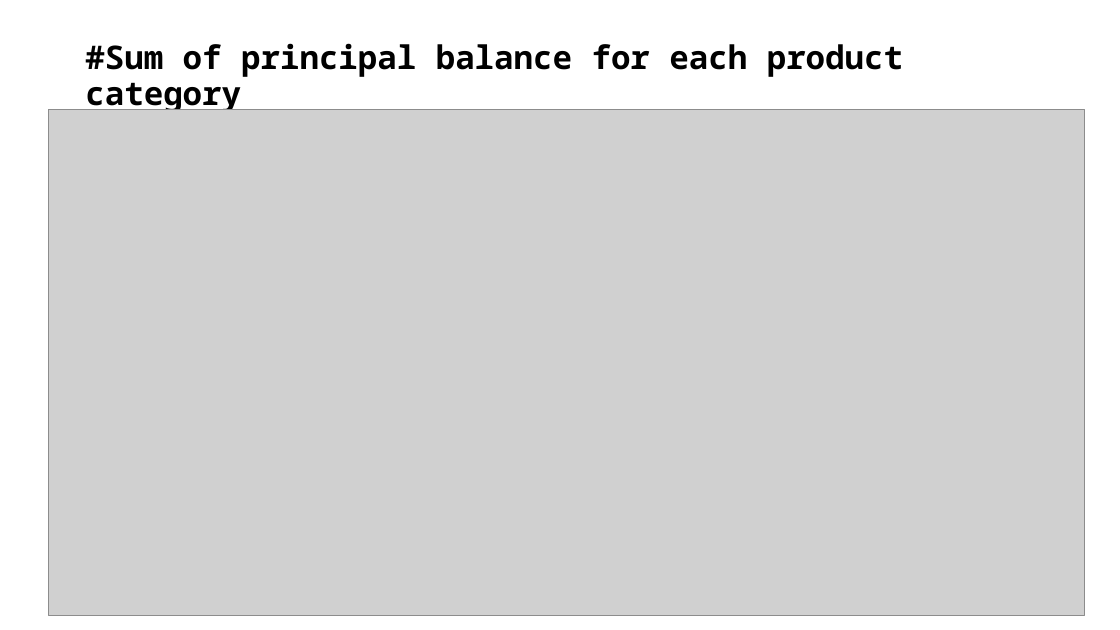
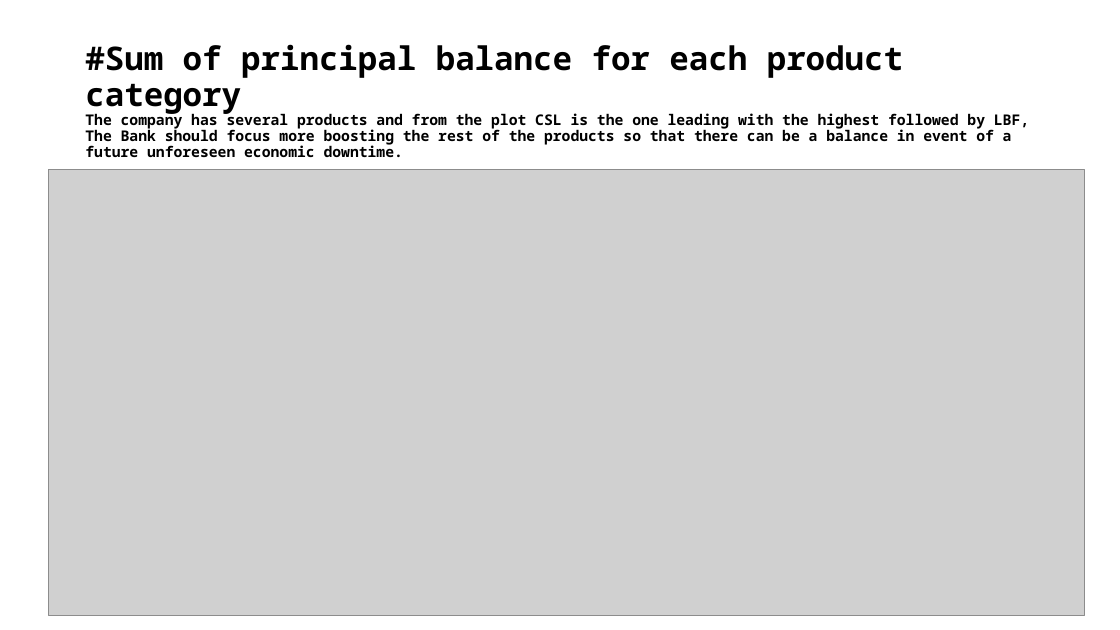
Before and after one commit to 1Wambugu/Final-project, a slide deck: slide 3 of Loan Book Analysis.pptx. Drawn at 1120x630 pixels with LibreOffice and Linux fonts; fonts in the diff are those of the drawing; grey boxes stand for pictures. Boxes give left, top, right and bottom in pixels: in the first picture for what was removed or moved away, otherwise in the second. Text is boxed around its words. In the diff, an @@ line names an element or a change of style, - is before the commit and + after.

```diff
--- a/Loan Book Analysis.pptx
+++ b/Loan Book Analysis.pptx
@@ title at (x1=85, y1=44, x2=1029, y2=157): text changed; size 27.9 to 12.6 pt @@
-#Sum of principal balance for each product category
+#Sum of principal balance for each product category
+The company has several products and from the plot CSL is the one leading with the highest followed by LBF, The Bank should focus more boosting the rest of the products so that there can be a balance in event of a future unforeseen economic downtime.
@@ picture resized from (x1=49, y1=109, x2=1085, y2=615) to (x1=49, y1=170, x2=1085, y2=615) @@
```
Also in this commit, not shown: 5 other slides changed, 1 other file.
